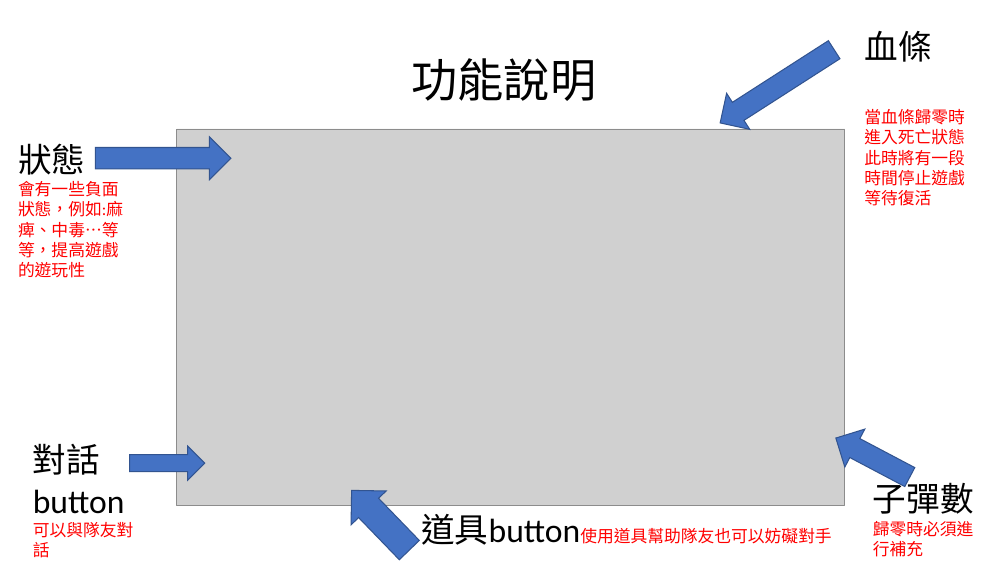
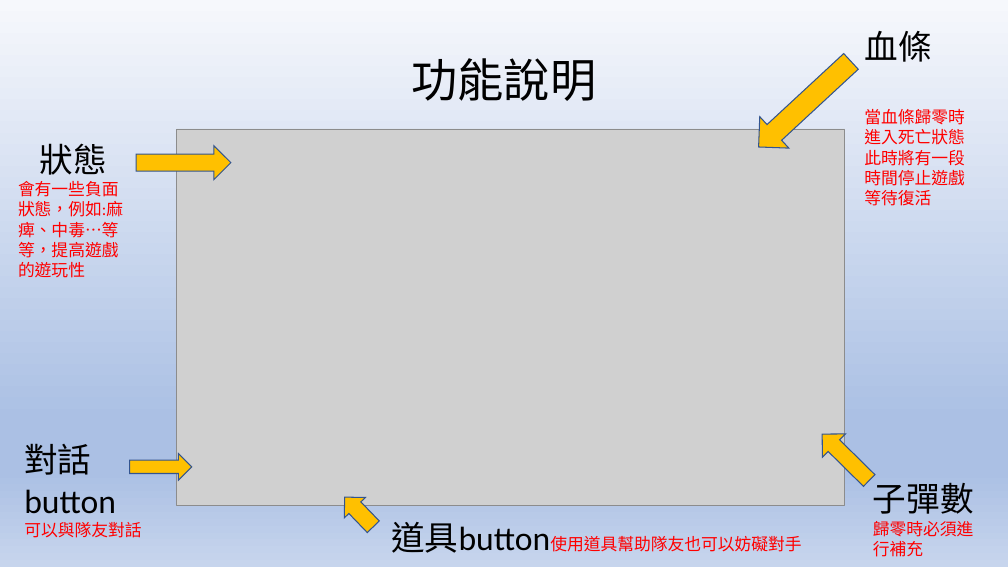
Before and after one commit to kewen0604/107_SE_Team2, a slide deck: slide 10 of 軟體工程期末專題報告.pptx. Drawn at 1008x567 pixels with LibreOffice and Linux fonts; fonts in the diff are those of the drawing; grey boxes stand for pictures. Boxes give left, top, right and bottom in pixels: in the first picture for what was removed or moved away, otherwise in the second. Text is boxed around its words. In the diff, an @@ line names an element or a change of style, - is before the commit and + after.

```diff
--- a/軟體工程期末專題報告.pptx
+++ b/軟體工程期末專題報告.pptx
@@ background #FFFFFF to gradient #F6F8FC to #ABC0E4 to #C7D5ED @@
@@ right arrow at (x1=744, y1=45, x2=866, y2=163): fill #4472C4 to #FFC000; rotation 147 to 137 degrees @@
@@ text at (x1=40, y1=143, x2=107, y2=175): alignment left to centre @@
@@ right arrow resized from (x1=95, y1=137, x2=231, y2=180) to (x1=136, y1=146, x2=231, y2=180) @@
@@ text "對話button" rewrapped from (x1=33, y1=443, x2=133, y2=558) to (x1=24, y1=443, x2=141, y2=538) @@
@@ right arrow at (x1=811, y1=422, x2=881, y2=492): fill #4472C4 to #FFC000; rotation 207 to 224 degrees @@
@@ right arrow resized from (x1=129, y1=446, x2=204, y2=480) to (x1=129, y1=454, x2=191, y2=480) @@
@@ fill #4472C4 to #FFC000 in 3 elements at (x1=129, y1=454, x2=191, y2=480), (x1=136, y1=146, x2=231, y2=180), (x1=334, y1=487, x2=384, y2=537) @@
@@ right arrow resized from (x1=334, y1=474, x2=427, y2=567) to (x1=334, y1=487, x2=384, y2=537) @@
@@ text "道具button使用道具幫助隊友也可以妨礙對手" moved from (x1=421, y1=514, x2=580, y2=545) to (x1=391, y1=522, x2=550, y2=553) @@
```
Also in this commit, not shown: 16 other slides changed.
